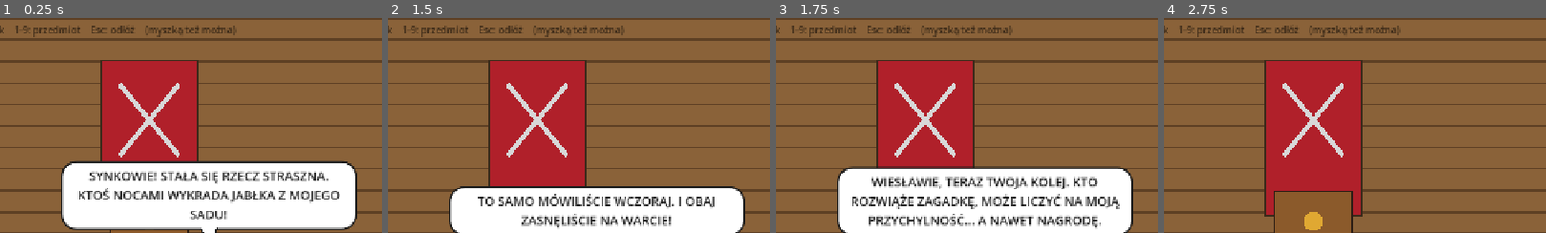
Above: before the commit, frames 1-4 (left to right).
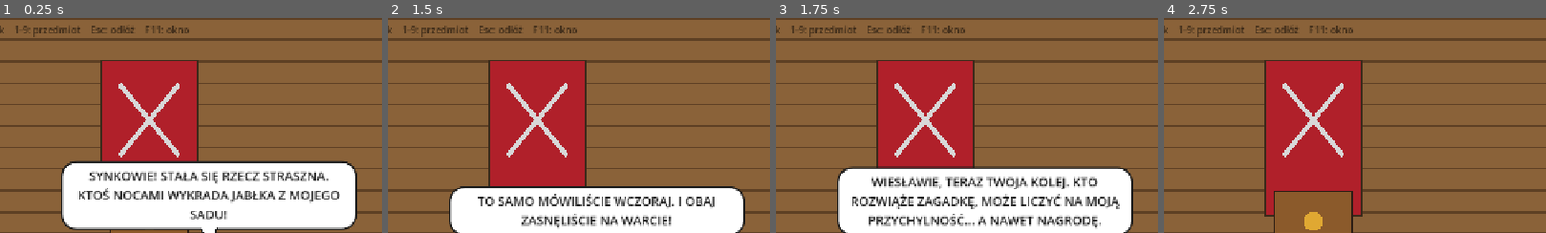
Above: after the commit, the same moments.

Repository: Kiczu/wiesiu-game
Game: Godot game, scene res://scenes/main.tscn
The game is run twice, just before and just after one commit, with the same random seed, the same clock (stepped at 60 frames per second) and the same inputs.
Inputs (mouse positions are % of the whole screen's width and height, from its top left):
- Up to frame 1 (0.25 s): no input
- Up to frame 2 (1.5 s): click (95, 92) at 0.5 s; tap Enter at 1.25 s; move the mouse to (72, 45) at 1.27 s; hold D (move_right) from 1.28 s (still down); tap E (interact) at 1.35 s; click (72, 45) at 1.42 s
- Up to frame 3 (1.75 s): keep holding D (move_right); tap Space at 1.52 s
- Up to frame 4 (2.75 s): tap Space at 2, 2.27 s; move the mouse to (30, 55) at 2.02 s; release D (move_right) at 2.03 s; hold S (move_down) from 2.03 s (still down); tap Q (look) at 2.1 s
The pictures show only the part of the screen within x 30-80%, y 0-50%; the shares and areas given below are measured in that part.

The runs differ from the first frame. In frame 1, 0.4% of the frame differs, in the area x 38-62%, y 3-9%; in frame 2, 0.4%; in frame 3, 0.4%; in frame 4, 0.4%.

Commit message:
feat(display): start in full screen and toggle it with F11

Diff:
--- a/project.godot
+++ b/project.godot
@@ -14,6 +14,7 @@
 
 window/size/viewport_width=1280
 window/size/viewport_height=720
+window/size/mode=3
 window/stretch/mode="canvas_items"
 window/stretch/aspect="keep"
 
--- a/scripts/main.gd
+++ b/scripts/main.gd
@@ -24,6 +24,7 @@
 	"look": [KEY_Q],
 	"inventory": [KEY_I, KEY_TAB],
 	"cancel": [KEY_ESCAPE],
+	"fullscreen": [KEY_F11],
 }
 
 
@@ -136,6 +137,9 @@
 
 
 func _on_key(event: InputEventKey) -> void:
+	if event.is_action("fullscreen"):
+		_toggle_fullscreen()
+		return
 	var number := event.physical_keycode - KEY_1
 	if ui.is_speaking():
 		if event.is_action("interact") or event.is_action("cancel"):
@@ -173,6 +177,11 @@
 			run(room.do_look.bind(h))
 
 
+func _toggle_fullscreen() -> void:
+	var fullscreen := DisplayServer.window_get_mode() == DisplayServer.WINDOW_MODE_FULLSCREEN
+	DisplayServer.window_set_mode(DisplayServer.WINDOW_MODE_WINDOWED if fullscreen else DisplayServer.WINDOW_MODE_FULLSCREEN)
+
+
 func _restart() -> void:
 	Game.reset()
 	get_tree().reload_current_scene()
--- a/scripts/ui.gd
+++ b/scripts/ui.gd
@@ -239,7 +239,7 @@
 	_fade.add_child(_caption)
 
 	var hint := Label.new()
-	hint.text = "WSAD: idź    E / spacja: użyj    Q: obejrzyj    I: plecak    1-9: przedmiot    Esc: odłóż    (myszką też można)"
+	hint.text = "WSAD: idź    E / spacja: użyj    Q: obejrzyj    I: plecak    1-9: przedmiot    Esc: odłóż    F11: okno"
 	hint.position = Vector2(12, 8)
 	hint.add_theme_font_size_override("font_size", 16)
 	hint.add_theme_color_override("font_color", Color(0, 0, 0, 0.6))
Not shown, changed: README.md
